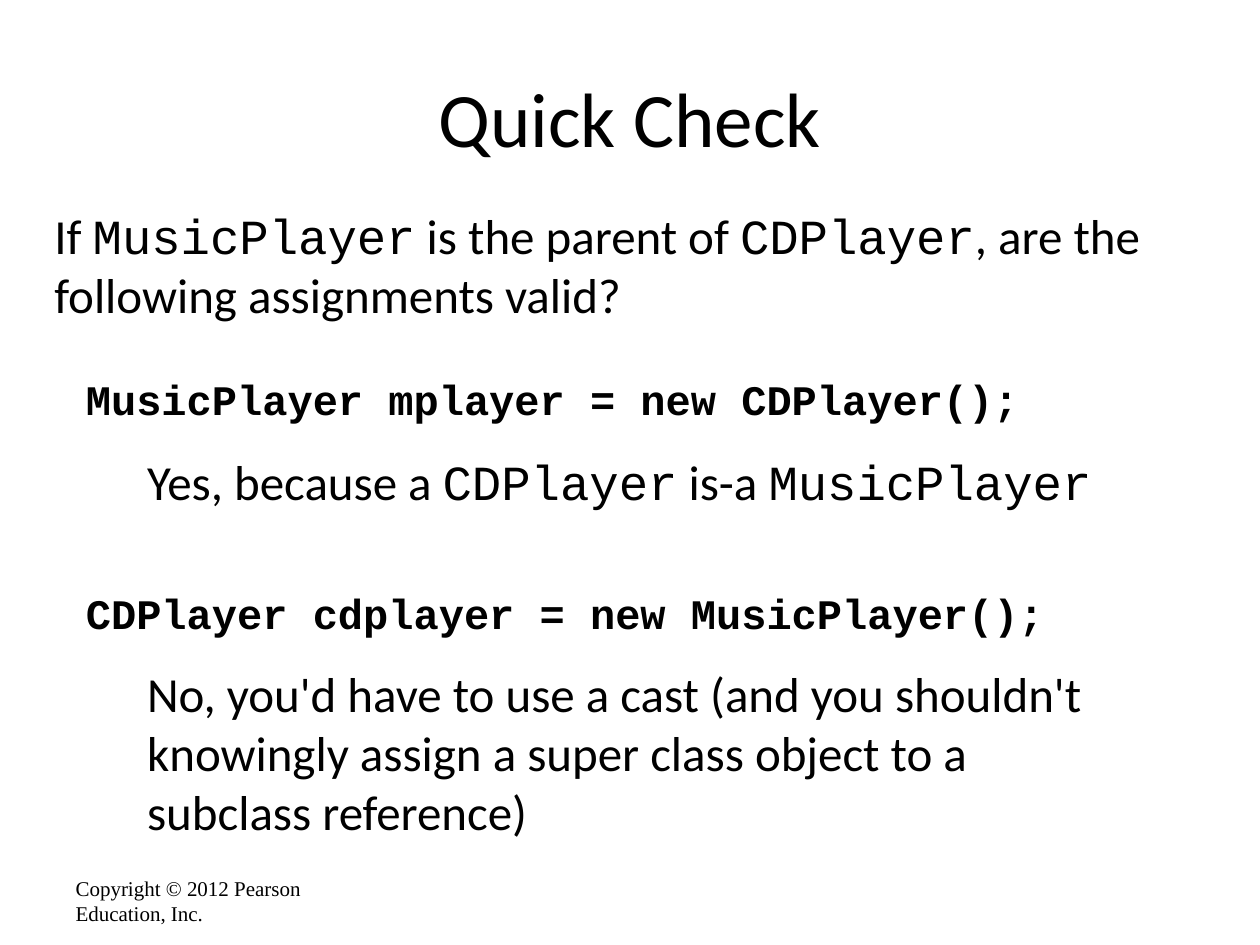
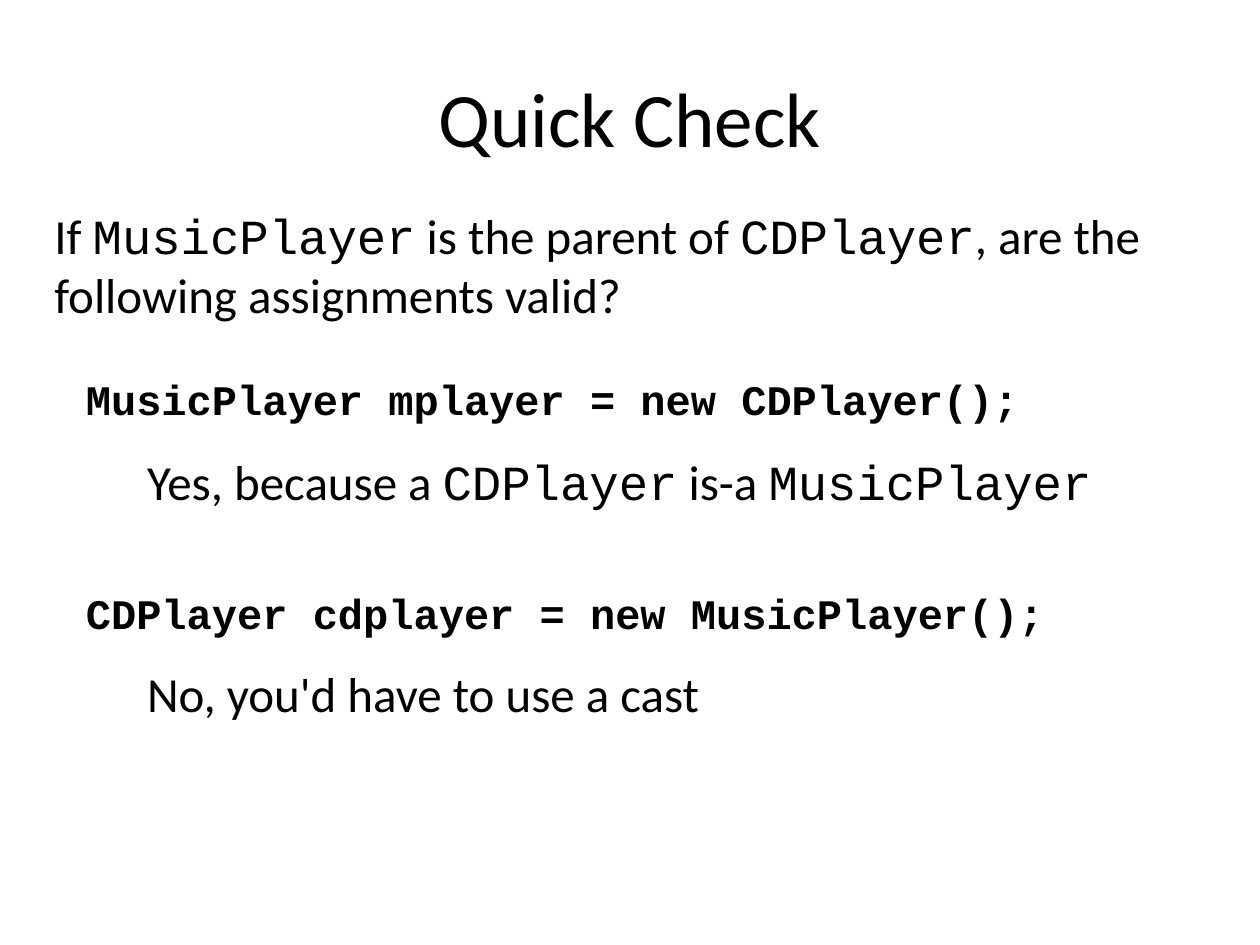
Before and after one commit to emhill/151-S15, a slide deck: slide 16 of src/morea/materials/11-DoME.pptx (slide 17 before the commit). Drawn at 1260x945 pixels with LibreOffice and Linux fonts; fonts in the diff are those of the drawing. Boxes give left, top, right and bottom in pixels: in the first picture for what was removed or moved away, otherwise in the second. Text is boxed around its words. In the diff, an @@ line names an element or a change of style, - is before the commit and + after.

Commit message:
slides

```diff
--- a/src/morea/materials/11-DoME.pptx
+++ b/src/morea/materials/11-DoME.pptx
@@ text at [147,678,699,720]: text changed @@
-No, you'd have to use a cast (and you shouldn't
-knowingly assign a super class object to a
-subclass reference)
+No, you'd have to use a cast
@@ text removed at [76,881,300,924] @@
-Copyright © 2012 Pearson Education, Inc.
```
Also in this commit, not shown: 5 other slides changed, 1 slide removed, 1 other file.
